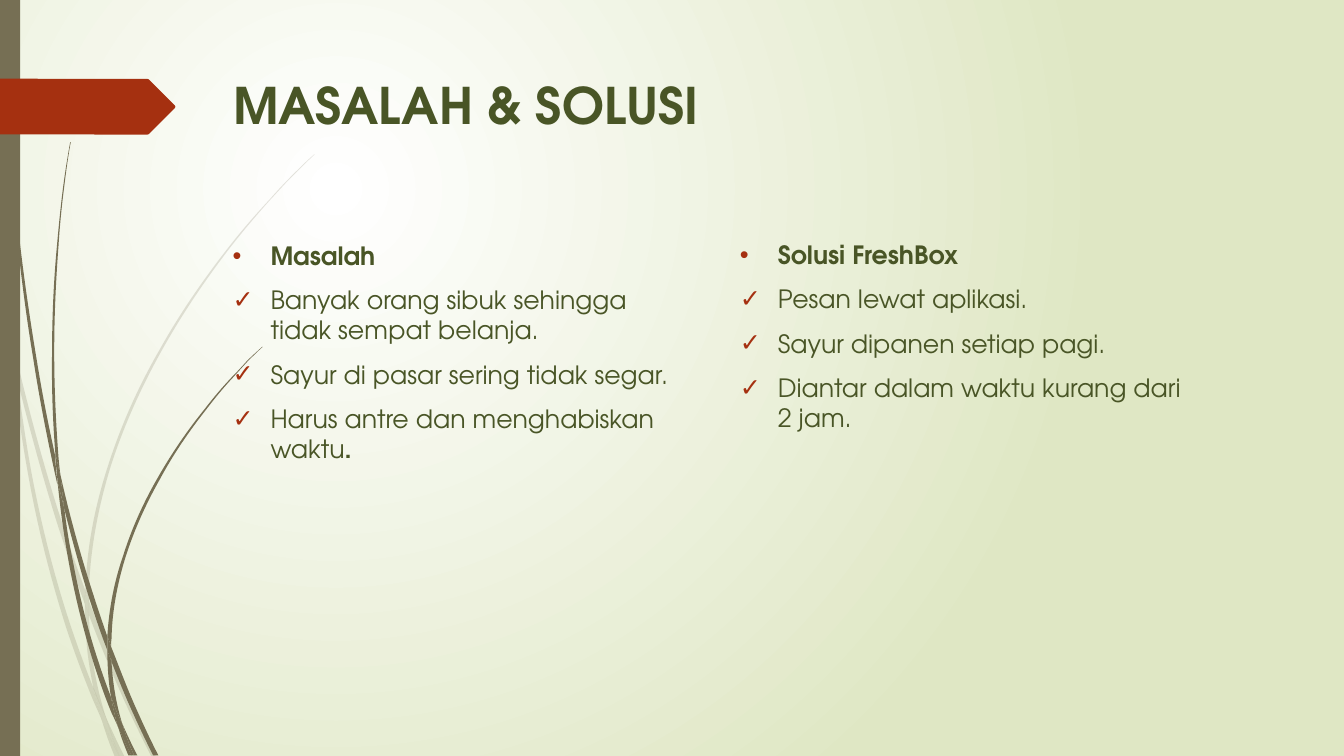
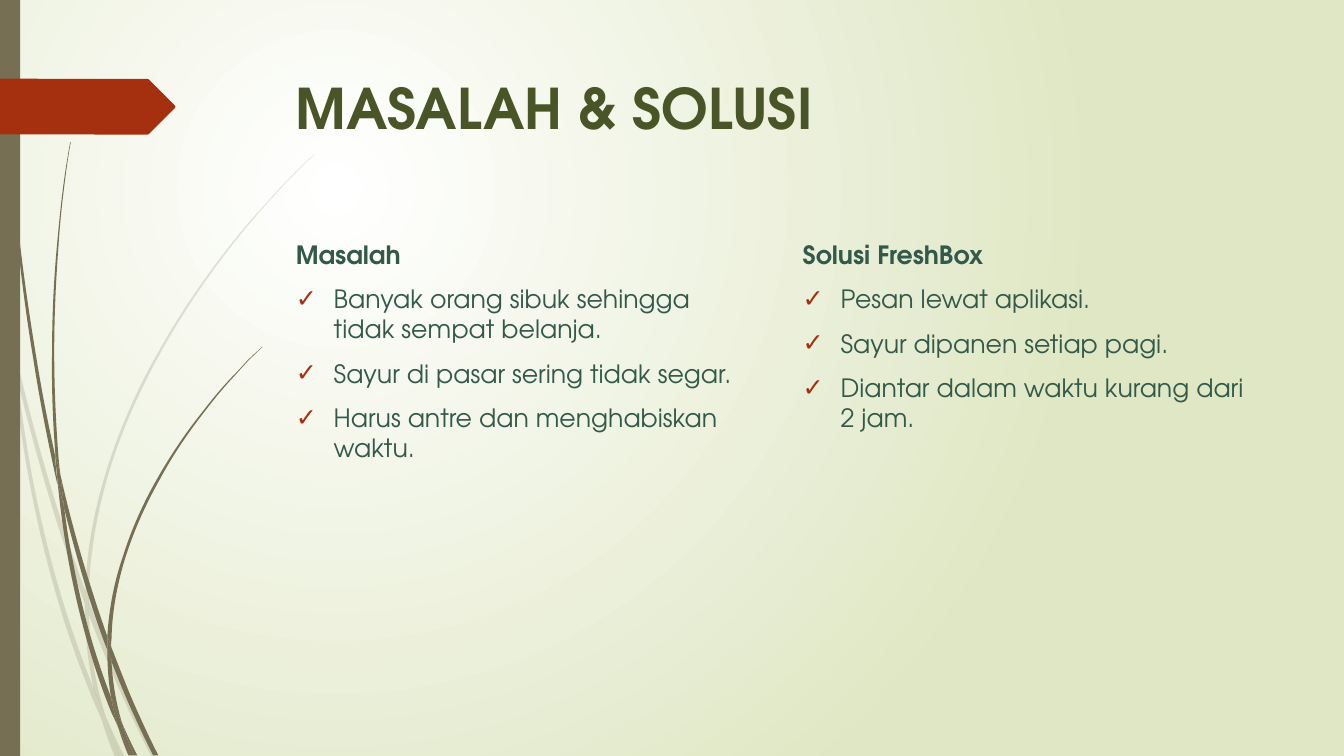
Before and after one commit to onysu/kursus, a slide deck: slide 2 of assets/files/Business-Pitch-Deck-7-Slide.pptx. Drawn at 1344x756 pixels with LibreOffice and Linux fonts; fonts in the diff are those of the drawing. Boxes give left, top, right and bottom in pixels: in the first picture for what was removed or moved away, otherwise in the second. Text is boxed around its words. In the diff, an @@ line names an element or a change of style, - is before the commit and + after.

```diff
--- a/assets/files/Business-Pitch-Deck-7-Slide.pptx
+++ b/assets/files/Business-Pitch-Deck-7-Slide.pptx
@@ title "MASALAH & SOLUSI": place and size @@
-title "MASALAH & SOLUSI" at [233, 86, 699, 125]
+title "MASALAH & SOLUSI" at [296, 87, 813, 130]
@@ title "MASALAH & SOLUSI" at [296, 87, 813, 130]: size 36 to 40 pt @@
@@ text "Masalah": place and size @@
-text "Masalah" at [271, 246, 668, 459]
+text "Masalah" at [296, 245, 731, 458]
@@ text "Masalah" at [296, 245, 731, 458]: text colour #495526 to #325949; bold off in "waktu."; bullet • to none @@
@@ text "Solusi FreshBox": place and size @@
-text "Solusi FreshBox" at [778, 244, 1180, 432]
+text "Solusi FreshBox" at [803, 244, 1243, 432]
@@ text "Solusi FreshBox" at [803, 244, 1243, 432]: text colour #495526 to #325949; bullet • to none @@
```
Also in this commit, not shown: 4 other slides changed.
